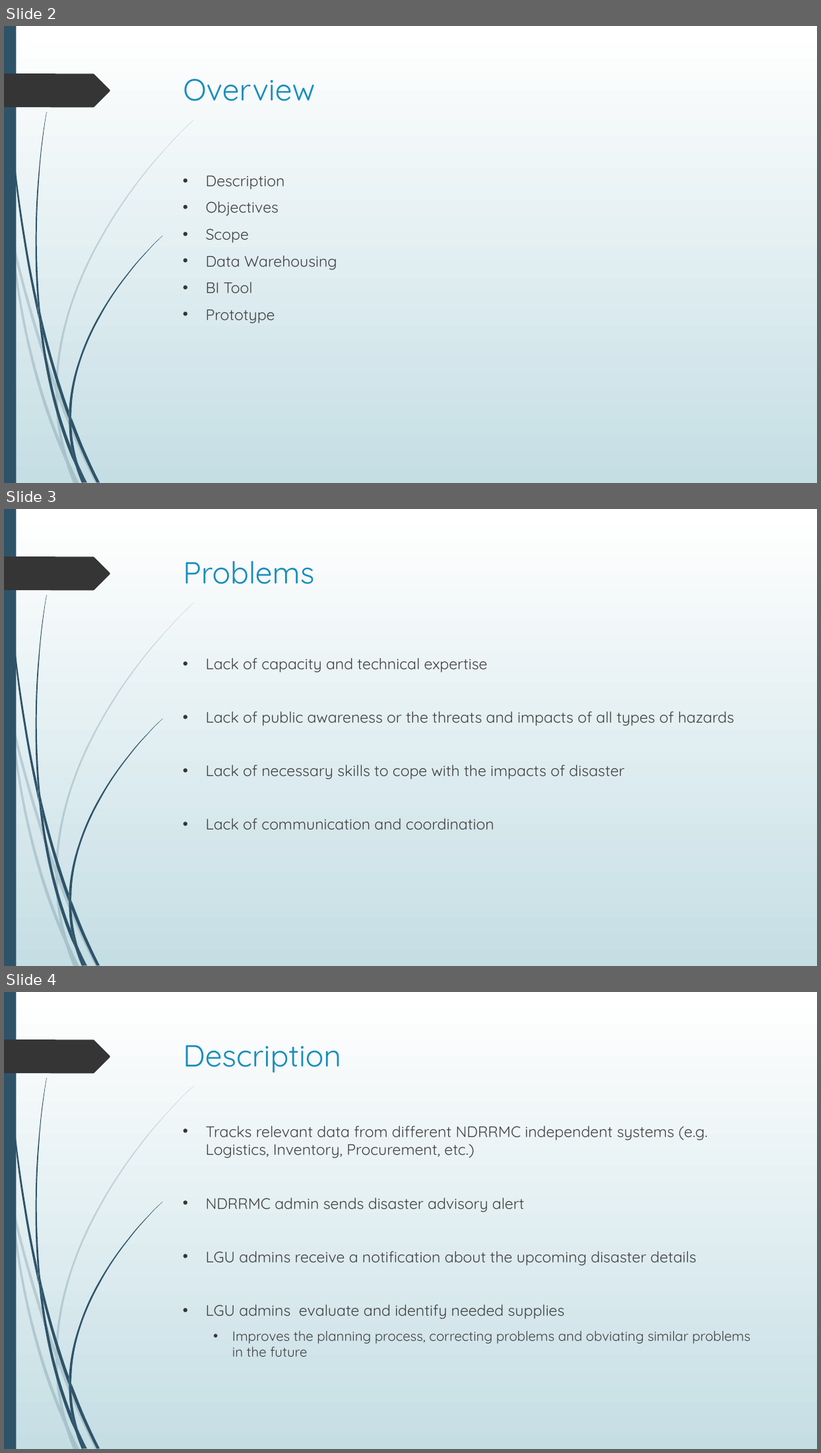
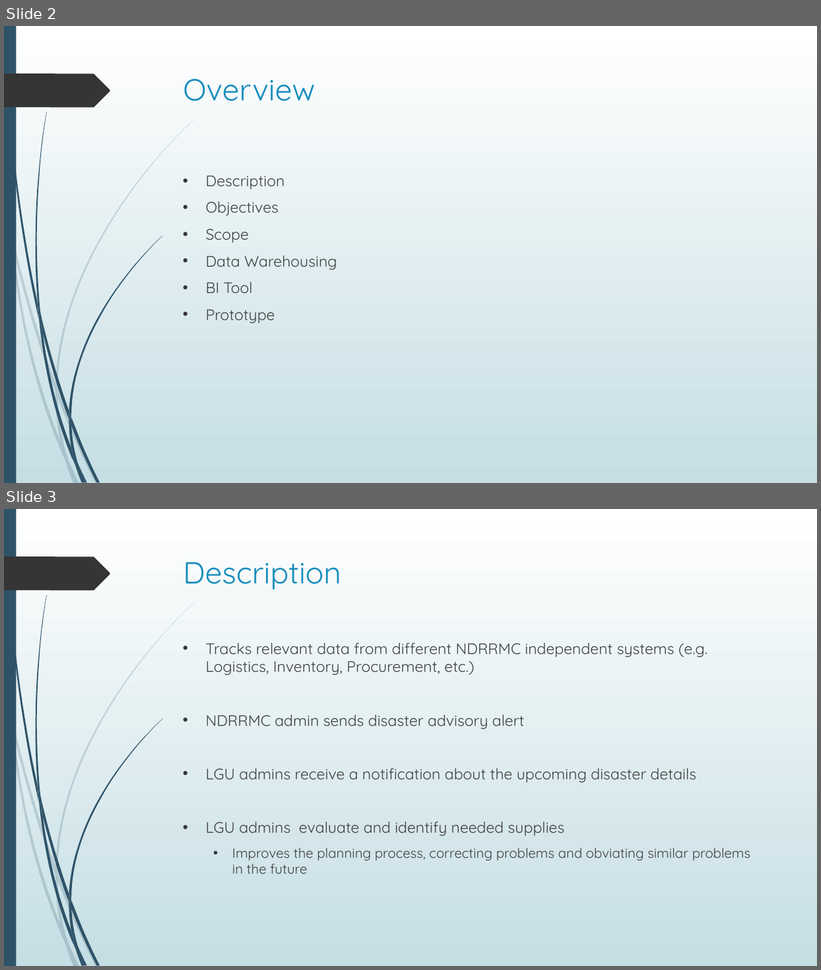
Before and after one commit to fghavoc/SOFTDEV-Monitoring-System, a slide deck: NDRRMC Monitoring Systemv2.pptx. Shown one above the other, each under a label of ours: slides 2, 3 and 4 before the commit, slides 2 and 3 after it. The pictures are 821x1453 and 821x970 pixels, drawn with LibreOffice and Linux fonts; fonts in the diff are those of the drawing. Boxes give left, top, right and bottom in pixels: in the first picture for what was removed or moved away, otherwise in the second. Text is boxed around its words. In the diff, an @@ line names an element or a change of style, - is before the commit and + after.

Commit message:
Updated ppt

```diff
--- a/NDRRMC Monitoring Systemv2.pptx
+++ b/NDRRMC Monitoring Systemv2.pptx
@@ slide 3 removed at [4, 509, 817, 966], background gradient #FFFFFF to #C5DEE5; not listed: 24 template elements that a slide beside it also shows @@
@@ title removed at [183, 561, 314, 584] @@
-Problems
@@ text removed at [206, 658, 734, 830] @@
-• Lack of capacity and technical expertise
-• Lack of public awareness or the threats and impacts of all types of hazards
-• Lack of necessary skills to cope with the impacts of disaster
-• Lack of communication and coordination
@@ what was slide 4 is now slide 3 @@
```
